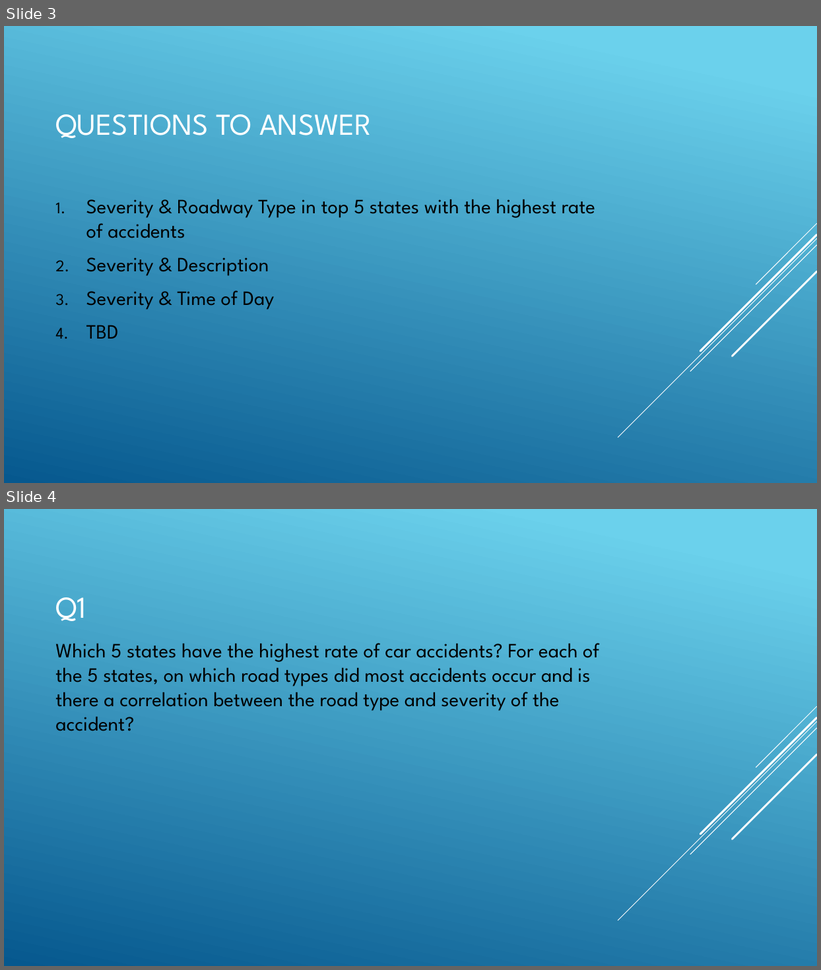
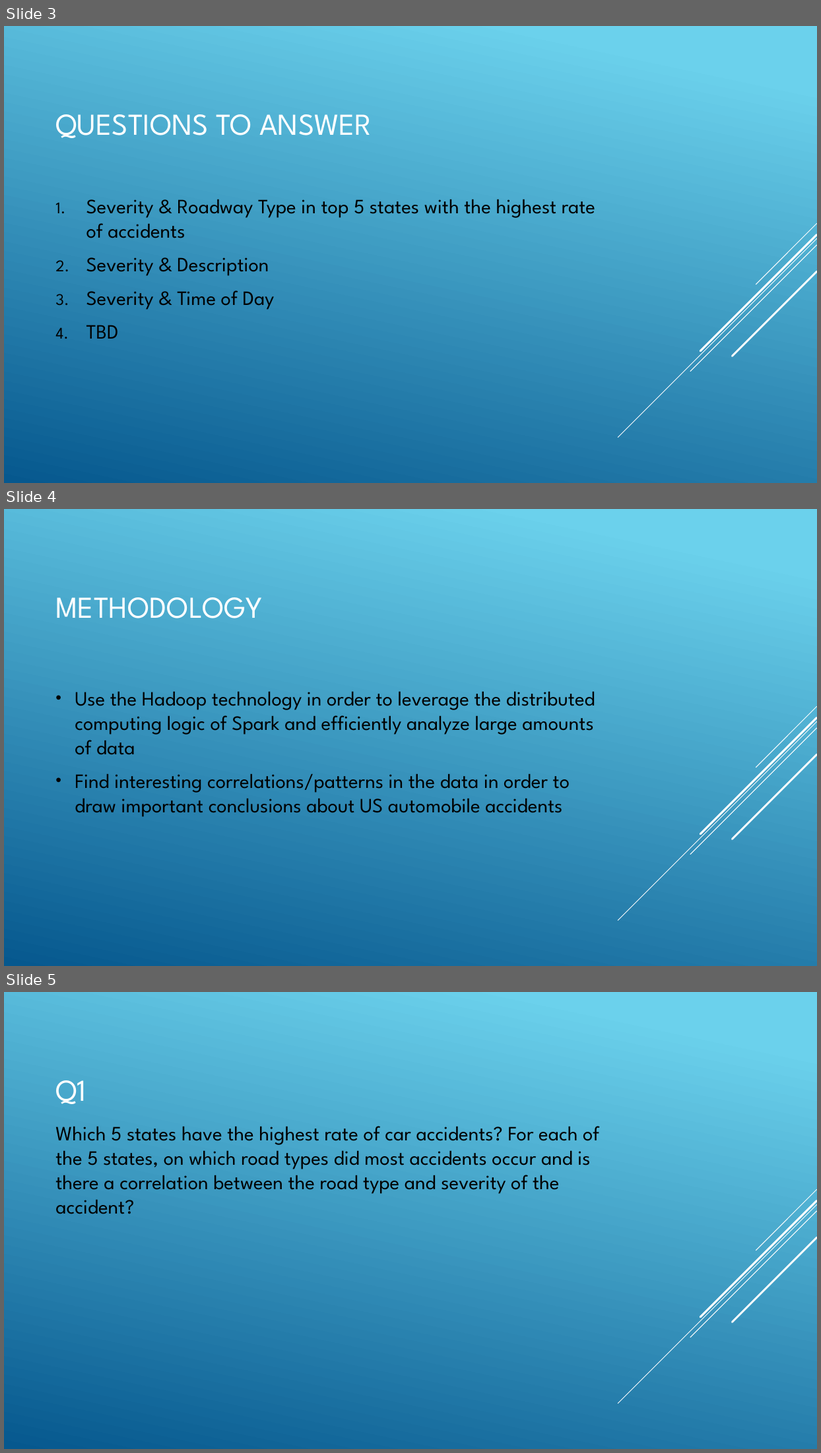
Before and after one commit to jyoo18/csc369FinalProject, a slide deck: slides.pptx. Shown one above the other, each under a label of ours: slides 3 and 4 before the commit, slides 3, 4 and 5 after it. The pictures are 821x970 and 821x1453 pixels, drawn with LibreOffice and Linux fonts; fonts in the diff are those of the drawing. Boxes give left, top, right and bottom in pixels: in the first picture for what was removed or moved away, otherwise in the second. Text is boxed around its words. In the diff, an @@ line names an element or a change of style, - is before the commit and + after.

```diff
--- a/slides.pptx
+++ b/slides.pptx
@@ slide 4 added at (4,509,817,966), background gradient #6ED2EB to #06588E; not listed: 5 template elements that a slide beside it also shows @@
@@ title added at (55,597,263,619), 36 pt, text #FFFFFF @@
+METHODOLOGY
@@ text added at (75,691,595,817), 24 pt, text #000000 @@
+• Use the Hadoop technology in order to leverage the distributed computing logic of Spark and efficiently analyze large amounts of data
+• Find interesting correlations/patterns in the data in order to draw important conclusions about US automobile accidents
@@ what was slide 4 is now slide 5 @@
```
Also in this commit, not shown: 4 slides changed, 1 other slide added, 3 other files.
